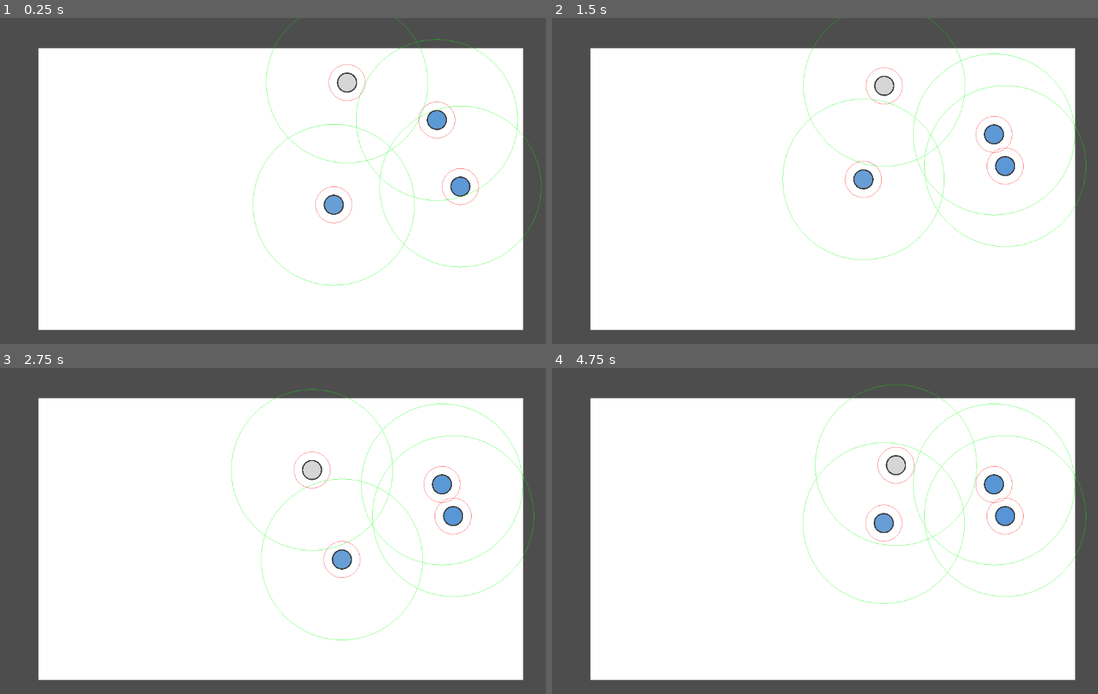
Above: before the commit, frames 1-4 (two rows, left to right).
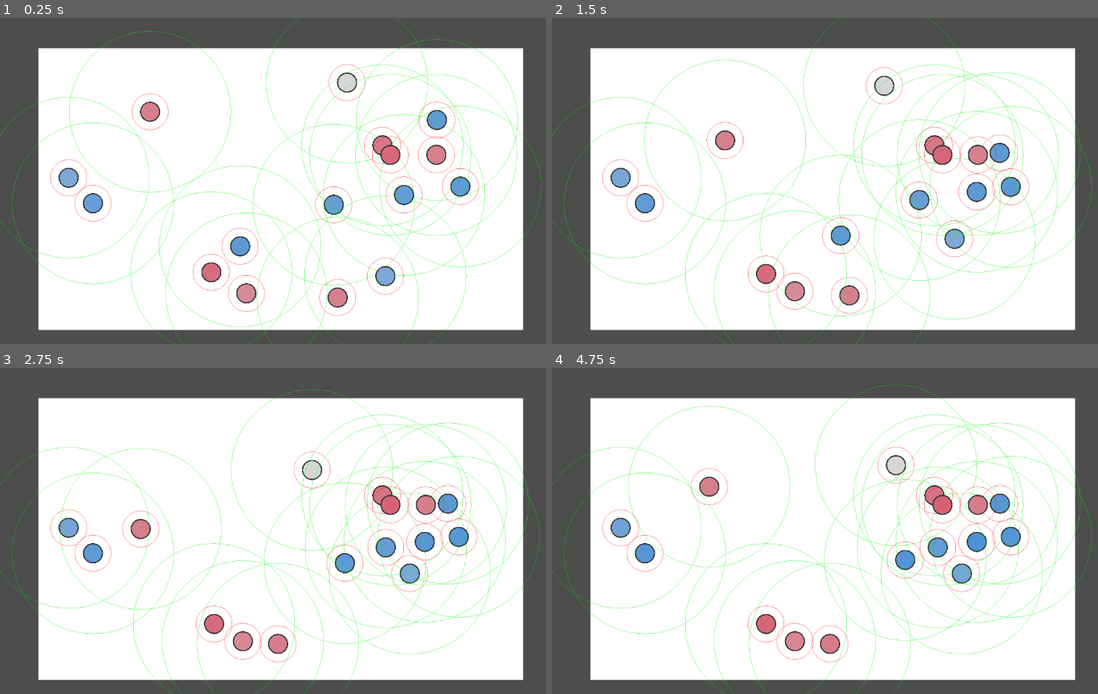
Above: after the commit, the same moments.

Repository: s7eamy/social-bubbles
Game: Godot game, scene res://scenes/levels/test_level/test_level.tscn
The game is run twice, just before and just after one commit, with the same random seed, the same clock (stepped at 60 frames per second) and the same inputs. This scene is started directly instead of the project's main scene.
Inputs:
- Up to frame 1 (0.25 s): no input
- Up to frame 2 (1.5 s): no input
- Up to frame 3 (2.75 s): no input
- Up to frame 4 (4.75 s): no input

The runs differ from the first frame. In frame 1, 5.2% of the frame differs, in the area x 0-95%, y 4-100%; in frame 2, 7.6%; in frame 3, 7.3%; in frame 4, 7.6%, in the area x 0-99%, y 10-100%.

Commit message:
chore: remove debug messages

Diff:
--- a/scenes/levels/test_level/test_level.gd
+++ b/scenes/levels/test_level/test_level.gd
@@ -5,7 +5,7 @@
 # Called when the node enters the scene tree for the first time.
 func _ready() -> void:
 	randomize()
-	var num_units = 4
+	var num_units = 16
 	for i in range(num_units):
 		var unit_instance = unit_scene.instantiate()
 		unit_instance.position = Vector2(
--- a/scenes/unit/unit.gd
+++ b/scenes/unit/unit.gd
@@ -42,8 +42,6 @@
 	# Unit movement
 	time_since_last_update += delta
 	if time_since_last_update >= update_interval:
-		if fellow:
-			print(("Found fellow! I am %s, fellow is %s") % [type, fellow.get_type()])
 		if connected: # stop and influence media literacy
 			current_direction = Vector2.ZERO
 			increase_media_literacy_score()
